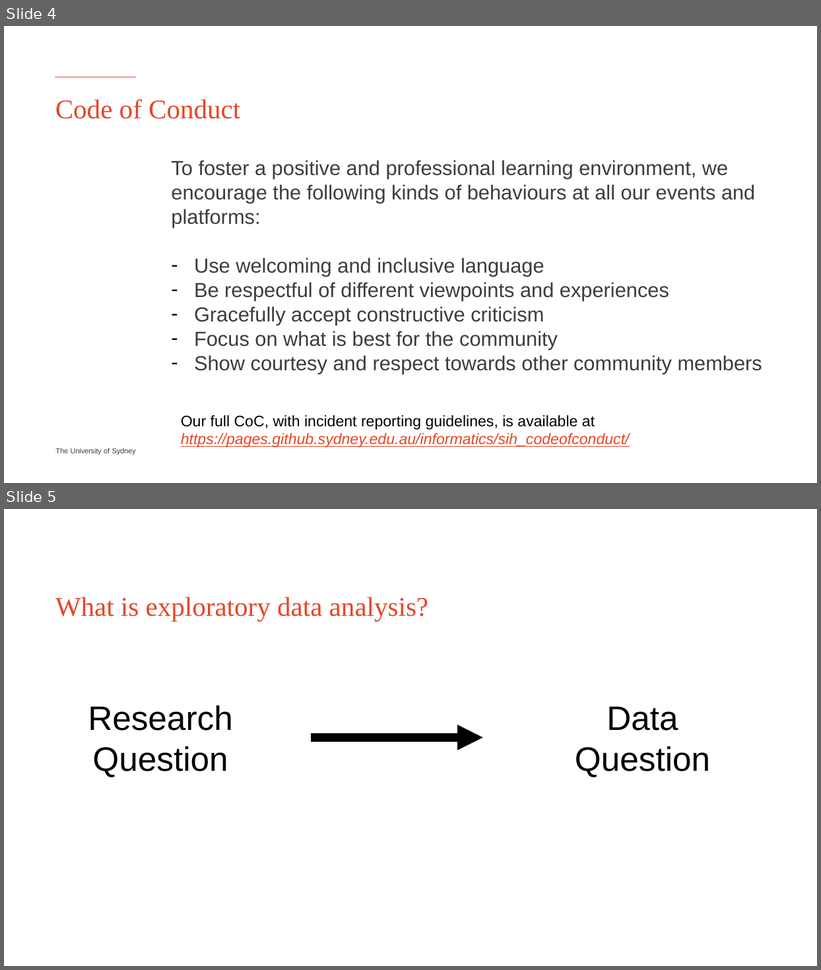
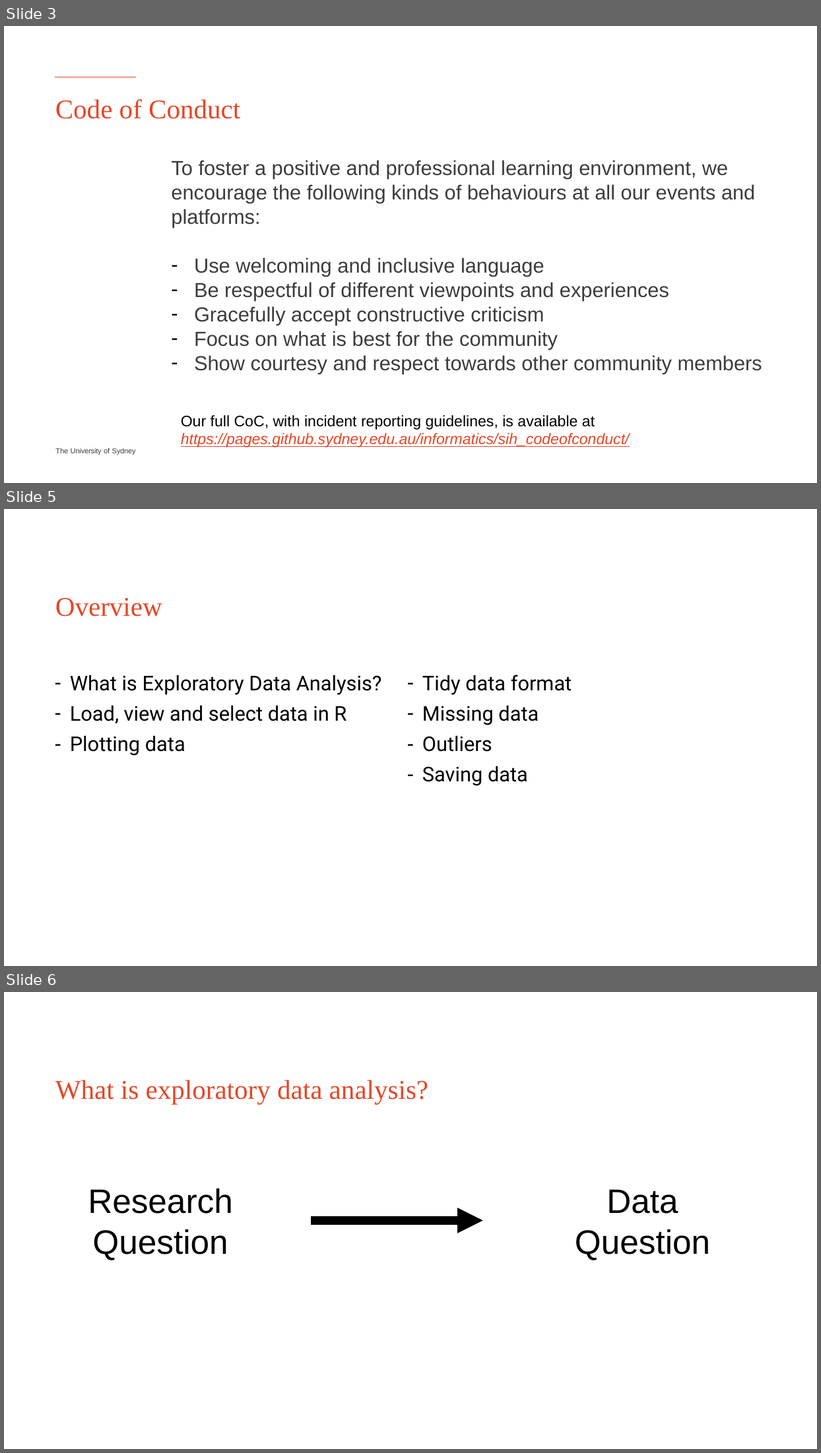
Before and after one commit to Sydney-Informatics-Hub/EDAinR, a slide deck: eda_r.pptx. Shown one above the other, each under a label of ours: slides 4 and 5 before the commit, slides 3, 5 and 6 after it; the slides between them are not shown. The pictures are 821x970 and 821x1453 pixels, drawn with LibreOffice and Linux fonts; fonts in the diff are those of the drawing. Boxes give left, top, right and bottom in pixels: in the first picture for what was removed or moved away, otherwise in the second. Text is boxed around its words. In the diff, an @@ line names an element or a change of style, - is before the commit and + after.

Commit message:
Explains import viewing and selecting data
Slides updated to show process

Moved plotting to after viewing but before selecting .

Updated some live_code ref

Adds head to renv

```diff
--- a/eda_r.pptx
+++ b/eda_r.pptx
@@ slide 5 added at bbox=[4, 509, 817, 966], background #FFFFFF @@
@@ title added at bbox=[55, 598, 162, 617], 32 pt, text #E64626 @@
+Overview
@@ text added at bbox=[70, 675, 572, 786], 24 pt, text #000000 @@
+– What is Exploratory Data Analysis?
+– Load, view and select data in R
+– Plotting data
+– Tidy data format
+– Missing data
+– Outliers
+– Saving data
@@ what was slide 4 is now slide 3 @@
@@ what was slide 5 is now slide 6 @@
```
Also in this commit, not shown: 6 slides changed, 8 other slides added, 1 slide removed, 4 other files.
